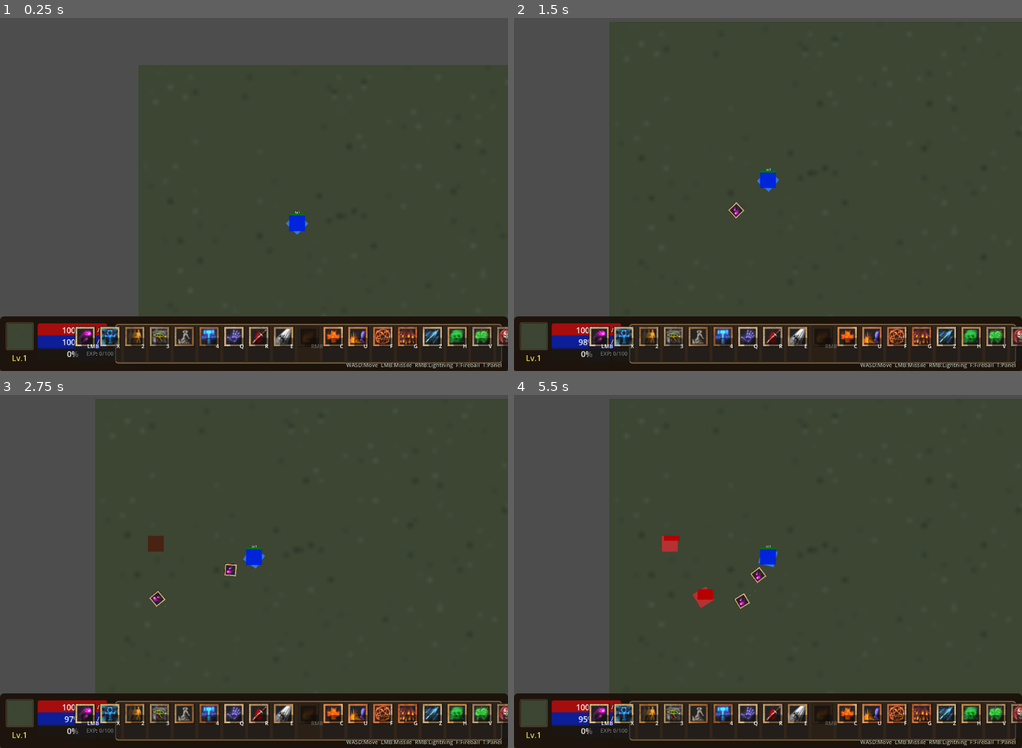
Above: before the commit, frames 1-4 (two rows, left to right).
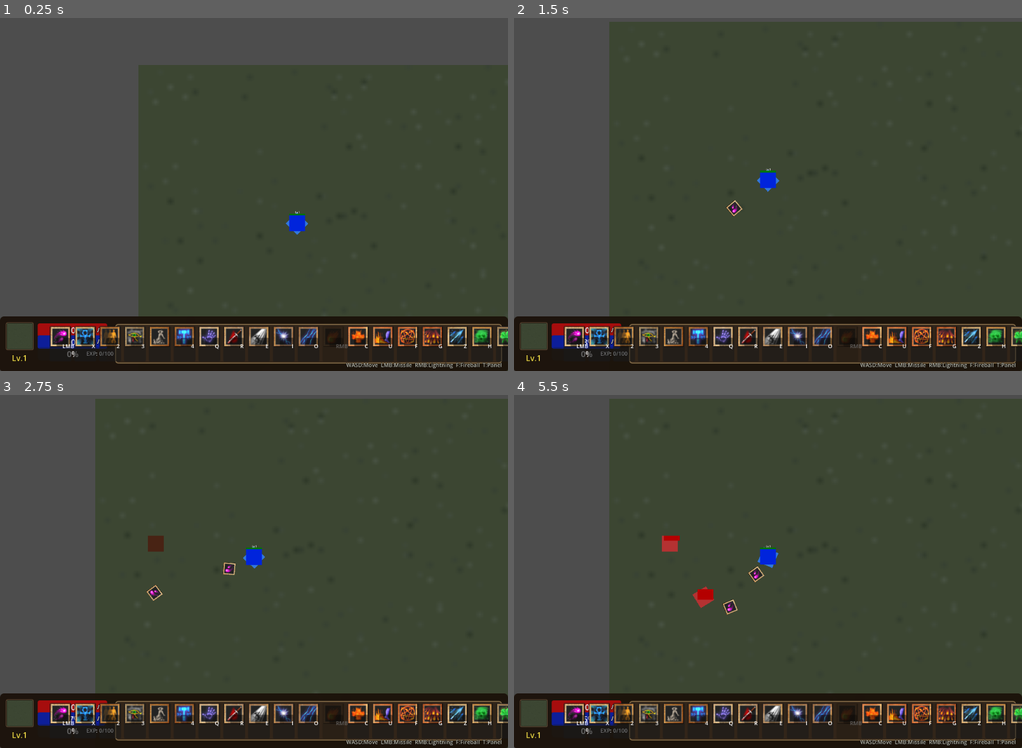
Above: after the commit, the same moments.

Repository: 54Lynnn/E_I_RMK_2
Game: Godot game, scene res://Scenes/Main.tscn
Two runs of this game, one before a commit and one after it. Both use one fixed random seed, a clock stepped at 60 frames per second and the inputs below.
Inputs (mouse positions are in pixels of both pictures, inside the frame that each line leads up to):
- Up to frame 1 (0.25 s): no input
- Up to frame 2 (1.5 s): click "LMB" at 0.5 s; click "X" at 1.25 s
- Up to frame 3 (2.75 s): click "2" at 2 s
- Up to frame 4 (5.5 s): click "3" at 2.75 s; click (696, 719) at 3.52 s; click (671, 719) at 4.27 s; click "4" at 5 s

The runs differ from the first frame. In frame 1, 2.8% of the frame differs, in the area x 9-100%, y 87-97%; in frame 2, 2.9%; in frame 3, 3.0%; in frame 4, 3.1%, in the area x 9-100%, y 42-97%.
Error after the commit: Parse Error: Function "get_delay()" not found in base self. (res://Scripts/dark_ritual.gd:40)

Commit message:
fix: all skills now match exact player-collected data from xlsx

Diff:
--- /dev/null
+++ b/GodotReMake/Scenes/BallLightning.tscn
@@ -0,0 +1,16 @@
+[gd_scene load_steps=3 format=3]
+
+[ext_resource type="Script" path="res://Scripts/ball_lightning.gd" id="1"]
+[ext_resource type="Texture2D" path="res://Art/Placeholder/BallLightning.png" id="2"]
+
+[node name="BallLightning" type="Area2D"]
+collision_layer = 0
+collision_mask = 4
+monitoring = true
+script = ExtResource("1")
+
+[node name="CollisionShape2D" type="CollisionShape2D" parent="."]
+
+[node name="Sprite2D" type="Sprite2D" parent="."]
+texture = ExtResource("2")
+modulate = Color(1.0, 0.9, 0.3, 0.8)
--- a/GodotReMake/Scripts/armageddon.gd
+++ b/GodotReMake/Scripts/armageddon.gd
@@ -9,13 +9,16 @@
 static var hit_count := 5
 
 static func get_mana_cost(level: int) -> float:
-	return base_mana_cost + level * 2.5  # LV1=55, LV10=80 (原版数据)
+	return 55.0 + (level - 1) * 3.0
 
 static func get_damage(level: int) -> float:
-	return base_damage + level * 10.0  # LV1=250, LV10=300 (原版数据)
+	return 250.0 + (level - 1) * 10.0
 
 static func get_hit_count(level: int) -> int:
-	return hit_count + int(level / 2)
+	return 5 + int(level / 2)
+
+static func get_cooldown(level: int) -> float:
+	return max(20.0 - (level - 1) * 1.0, 11.0)
 
 func _ready():
 	var tween = create_tween()
@@ -65,6 +68,6 @@
 		effect.global_position = hero.global_position
 		hero.get_parent().add_child(effect)
 
-		skill_cooldowns[skill_name] = base_cooldown
+		skill_cooldowns[skill_name] = get_cooldown(level)
 		return true
 	return false
--- /dev/null
+++ b/GodotReMake/Scripts/ball_lightning.gd
@@ -0,0 +1,66 @@
+extends Area2D
+
+static var skill_name := "ball_lightning"
+static var base_cooldown := 2.0
+static var base_mana_cost := 45.0
+static var base_damage := 200.0
+static var damage_element := "air"
+
+static func get_mana_cost(level: int) -> float:
+	return 45.0 + (level - 1) * 2.0
+
+static func get_damage(level: int) -> float:
+	return 200.0 + (level - 1) * 10.0
+
+static func get_cooldown(level: int) -> float:
+	return max(2.0 - (level - 1) * 0.1, 1.1)
+
+static func get_strike_count(_level: int) -> int:
+	return 5
+
+static func cast(hero: Node, mouse_pos: Vector2, skill_cooldowns: Dictionary) -> bool:
+	var level = Global.skill_levels.get(skill_name, 0)
+	if level <= 0:
+		return false
+	if skill_cooldowns.get(skill_name, 0.0) > 0:
+		return false
+
+	var mana_cost = get_mana_cost(level)
+	if not (Global.free_spells or Global.mana >= mana_cost):
+		return false
+
+	if not Global.free_spells:
+		Global.mana -= mana_cost
+		Global.mana_changed.emit(Global.mana, Global.max_mana)
+
+	var orbs = preload("res://Scenes/BallLightning.tscn").instantiate()
+	orbs.name = "ball_lightning_proj"
+	orbs.global_position = hero.global_position
+	orbs.damage = get_damage(level)
+	orbs.strikes = get_strike_count(level)
+	hero.get_parent().add_child(orbs)
+
+	skill_cooldowns[skill_name] = get_cooldown(level)
+	return true
+
+@export var damage := 200.0
+@export var strikes := 5
+@export var radius := 80.0
+var targets_hit := 0
+
+func _ready():
+	body_entered.connect(_on_body_entered)
+	area_entered.connect(_on_area_entered)
+	var tween = create_tween()
+	tween.tween_property(self, "scale", Vector2(1.5, 1.5), 2.0)
+	tween.tween_callback(queue_free)
+
+func _on_body_entered(body):
+	if body.is_in_group("monsters") and body.has_method("take_damage"):
+		body.take_damage(damage, damage_element)
+		targets_hit += 1
+
+func _on_area_entered(area):
+	if area.is_in_group("monsters") and area.get_parent().has_method("take_damage"):
+		area.get_parent().take_damage(damage, damage_element)
+		targets_hit += 1
--- /dev/null
+++ b/GodotReMake/Scripts/chain_lightning.gd
@@ -0,0 +1,69 @@
+extends Node2D
+
+static var skill_name := "chain_lightning"
+static var base_cooldown := 1.0
+static var base_mana_cost := 55.0
+static var base_damage := 1000.0
+static var damage_element := "air"
+
+static func get_mana_cost(level: int) -> float:
+	return 55.0 + (level - 1) * 2.0
+
+static func get_damage(level: int) -> float:
+	return 1000.0 + (level - 1) * 50.0
+
+static func cast(hero: Node, mouse_pos: Vector2, skill_cooldowns: Dictionary) -> bool:
+	var level = Global.skill_levels.get(skill_name, 0)
+	if level <= 0:
+		return false
+	if skill_cooldowns.get(skill_name, 0.0) > 0:
+		return false
+
+	var mana_cost = get_mana_cost(level)
+	if not (Global.free_spells or Global.mana >= mana_cost):
+		return false
+
+	if not Global.free_spells:
+		Global.mana -= mana_cost
+		Global.mana_changed.emit(Global.mana, Global.max_mana)
+
+	var damage = get_damage(level)
+	var monsters = hero.get_tree().get_nodes_in_group("monsters")
+	var alive = []
+	for m in monsters:
+		if is_instance_valid(m):
+			alive.append(m)
+
+	var bounce_count = 5
+	var current_target = null
+	var last_pos = mouse_pos
+
+	for i in range(bounce_count):
+		var closest = null
+		var closest_dist = 400.0
+		for m in alive:
+			if not is_instance_valid(m):
+				continue
+			var dist = last_pos.distance_to(m.global_position)
+			if dist < closest_dist:
+				closest_dist = dist
+				closest = m
+
+		if closest == null:
+			break
+
+		closest.take_damage(damage, damage_element)
+		last_pos = closest.global_position
+		alive.erase(closest)
+
+		var bolt = Sprite2D.new()
+		bolt.modulate = Color(1.0, 0.9, 0.3, 0.8)
+		bolt.scale = Vector2(0.5, 0.5)
+		bolt.global_position = last_pos
+		hero.get_parent().add_child(bolt)
+		var btween = bolt.create_tween()
+		btween.tween_property(bolt, "modulate:a", 0.0, 0.2)
+		btween.tween_callback(bolt.queue_free)
+
+	skill_cooldowns[skill_name] = base_cooldown
+	return true
--- a/GodotReMake/Scripts/dark_ritual.gd
+++ b/GodotReMake/Scripts/dark_ritual.gd
@@ -1,25 +1,22 @@
 extends Area2D
 
 static var skill_name := "dark_ritual"
-static var skill_type := "active"  # 技能类型: active, toggle, passive
 static var base_cooldown := 5.5
 static var base_mana_cost := 55.0
-static var base_damage := 0.0
 static var damage_element := "water"
 static var base_delay := 2.0
-static var base_duration := 5.0  # 视觉效果持续时间（比debuff长，确保所有debuff都能触发）
+static var base_duration := 5.0
 
 static func get_mana_cost(level: int) -> float:
-	return base_mana_cost + level * 2.5
+	return 55.0 + (level - 1) * 2.5
 
 static func get_instant_kill_chance(level: int) -> float:
-	return 0.30 + level * 0.08
+	return min(0.30 + (level - 1) * 0.067, 0.90)
 
-static func get_delay(level: int) -> float:
-	return max(base_delay - level * 0.1, 0.5)
+static func get_cooldown(level: int) -> float:
+	return max(5.5 - (level - 1) * 0.5, 1.0)
 
 static func get_duration(level: int) -> float:
-	# 视觉效果持续时间：确保比debuff时间长，让所有进入的敌人都能被判定
 	return base_duration + level * 0.5
 
 static func cast(hero: Node, mouse_pos: Vector2, skill_cooldowns: Dictionary) -> bool:
@@ -45,7 +42,7 @@
 		ritual.radius = 130.0
 		hero.get_parent().add_child(ritual)
 
-		skill_cooldowns[skill_name] = base_cooldown
+		skill_cooldowns[skill_name] = get_cooldown(level)
 		return true
 	return false
 
--- a/GodotReMake/Scripts/fire_walk.gd
+++ b/GodotReMake/Scripts/fire_walk.gd
@@ -18,12 +18,10 @@
 # 伤害值配置
 # LV1=30, LV10=70（原版数据，每级+4）
 static func get_damage(level: int) -> float:
-	return base_damage + level * 4.0
+	return 30.0 + (level - 1) * 5.0
 
-# 魔法消耗配置
-# LV1=20, LV10=47（原版数据，每级+3）
 static func get_mana_cost(level: int) -> float:
-	return base_mana_cost + level * 3.0
+	return 20.0 + (level - 1) * 3.0
 
 # ============================================
 # 施法主函数（Toggle）
--- a/GodotReMake/Scripts/global.gd
+++ b/GodotReMake/Scripts/global.gd
@@ -131,6 +131,8 @@
 	"fortuna": 1,             # 幸运
 	"dark_ritual": 1,         # 黑暗仪式
 	"nova": 1,                # 新星
+	"ball_lightning": 1,      # 球状闪电
+	"chain_lightning": 1,     # 连锁闪电
 }
 
 
--- a/GodotReMake/Scripts/heal.gd
+++ b/GodotReMake/Scripts/heal.gd
@@ -38,16 +38,13 @@
 # 等级成长公式
 # ============================================
 static func get_mana_cost(level: int) -> float:
-	# LV1=35, LV10=53
-	return base_mana_cost + (level - 1) * mana_cost_increase_per_level
+	return 35.0 + (level - 1) * 2.0
 
 static func get_cooldown(level: int) -> float:
-	# LV1=15, LV10=24
-	return base_cooldown + (level - 1) * 1.0
+	return 15.0 + (level - 1) * 1.0
 
 static func get_health_restore_percent(level: int) -> float:
-	# LV1=5.5%, LV10=7.75%
-	return base_health_restore_percent + (level - 1) * health_restore_increase_per_level
+	return 0.055 + (level - 1) * 0.05
 
 # ============================================
 # 施法入口（静态方法，由 hero.gd 调用）
--- a/GodotReMake/Scripts/hero.gd
+++ b/GodotReMake/Scripts/hero.gd
@@ -44,6 +44,8 @@
 const Fortuna = preload("res://Scripts/fortuna.gd")
 const DarkRitual = preload("res://Scripts/dark_ritual.gd")
 const Nova = preload("res://Scripts/nova.gd")
+const BallLightning = preload("res://Scripts/ball_lightning.gd")
+const ChainLightning = preload("res://Scripts/chain_lightning.gd")
 
 # 基础移动速度（像素/秒）
 # 实际速度 = BASE_MOVE_SPEED + 敏捷×0.5 + 耐力×0.35
@@ -83,6 +85,8 @@
 	"fortuna": 0.0,
 	"dark_ritual": 0.0,
 	"nova": 0.0,
+	"ball_lightning": 0.0,
+	"chain_lightning": 0.0,
 }
 
 # 技能状态标记
@@ -156,6 +160,10 @@
 		cast_dark_ritual()
 	if Input.is_action_pressed("spell_nova"):
 		cast_nova()
+	if Input.is_action_pressed("spell_ball_lightning"):
+		cast_ball_lightning()
+	if Input.is_action_pressed("spell_chain_lightning"):
+		cast_chain_lightning()
 
 func get_move_speed() -> float:
 	# 计算实际移动速度
@@ -221,6 +229,10 @@
 		cast_dark_ritual()
 	if event.is_action_pressed("spell_nova"):
 		cast_nova()
+	if event.is_action_pressed("spell_ball_lightning"):
+		cast_ball_lightning()
+	if event.is_action_pressed("spell_chain_lightning"):
+		cast_chain_lightning()
 
 func cast_magic_missile():
 	MagicMissile.cast(self, mouse_pos, skill_cooldowns)
@@ -275,6 +287,12 @@
 
 func cast_nova():
 	Nova.cast(self, mouse_pos, skill_cooldowns)
+
+func cast_ball_lightning():
+	BallLightning.cast(self, mouse_pos, skill_cooldowns)
+
+func cast_chain_lightning():
+	ChainLightning.cast(self, mouse_pos, skill_cooldowns)
 
 
 func update_hud():
--- a/GodotReMake/Scripts/hero_panel.gd
+++ b/GodotReMake/Scripts/hero_panel.gd
@@ -366,7 +366,20 @@
 			"prereq": "telekinesis",
 			"cell": Vector2(3, 1)
 		},
-
+		"ball_lightning": {
+			"name": "Ball Lightning",
+			"desc": "Orb attacks nearby enemies. Lv1: Mana 45, CD 2s, Dmg 200",
+			"texture": "res://Art/Placeholder/BallLightning.png",
+			"prereq": "holy_light",
+			"cell": Vector2(2, 0)
+		},
+		"chain_lightning": {
+			"name": "Chain Lightning",
+			"desc": "Lightning bounces between enemies. Lv1: Mana 55, CD 1s, Dmg 1000",
+			"texture": "res://Art/Placeholder/ChainLightning.png",
+			"prereq": "holy_light",
+			"cell": Vector2(3, 0)
+		},
 		"fire_ball": {
 			"name": "Fire Ball",
 			"desc": "Launch a fire ball that explodes on impact",
--- a/GodotReMake/Scripts/holy_light.gd
+++ b/GodotReMake/Scripts/holy_light.gd
@@ -17,17 +17,21 @@
 # 光线数量配置
 # LV1=3道, LV4=4道, LV7=5道, LV10=6道（原版数据）
 static func get_beam_count(level: int) -> int:
-	return 3 + int(level / 3)
+	if level >= 10:
+		return 7
+	elif level >= 7:
+		return 6
+	elif level >= 4:
+		return 5
+	elif level >= 2:
+		return 4
+	return 3
 
-# 伤害值配置
-# LV1=120, LV10=150（原版数据，每级+6）
 static func get_damage(level: int) -> float:
-	return base_damage + level * 6.0
+	return 120.0 + (level - 1) * 5.56
 
-# 魔法消耗配置
-# LV1=35, LV10=54（原版数据，每级+1.9）
 static func get_mana_cost(level: int) -> float:
-	return base_mana_cost + level * 1.9
+	return 35.0 + (level - 1) * 2.0
 
 # ============================================
 # 施法主函数
--- a/GodotReMake/Scripts/hud.gd
+++ b/GodotReMake/Scripts/hud.gd
@@ -70,6 +70,8 @@
 	"sacrifice": {"name": "Sacrifice", "texture": "res://Art/Placeholder/Sacrifice.png", "input": "R"},
 	"holy_light": {"name": "Holy Light", "texture": "res://Art/Placeholder/HolyLight.png", "input": "E"},
 	"fire_ball": {"name": "Fire Ball", "texture": "res://Art/Placeholder/FireBall.png", "input": "RMB"},
+	"ball_lightning": {"name": "Ball Lightning", "texture": "res://Art/Placeholder/BallLightning.png", "input": "I"},
+	"chain_lightning": {"name": "Chain Lightning", "texture": "res://Art/Placeholder/ChainLightning.png", "input": "O"},
 	"heal": {"name": "Heal", "texture": "res://Art/Placeholder/Heal.png", "input": "C"},
 	"fire_walk": {"name": "Fire Walk", "texture": "res://Art/Placeholder/FireWalk.png", "input": "U"},
 	"meteor": {"name": "Meteor", "texture": "res://Art/Placeholder/Meteor.png", "input": "F"},
@@ -134,7 +136,7 @@
 	var skill_ids := [
 		"magic_missile", "prayer", "teleport", "mistfog",
 		"stone_enchanted", "wrath_of_god", "telekinesis", "sacrifice",
-		"holy_light", "fire_ball",
+		"holy_light", "ball_lightning", "chain_lightning", "fire_ball",
 		"heal", "fire_walk", "meteor", "armageddon",
 		"freezing_spear", "poison_cloud", "fortuna", "dark_ritual", "nova"
 	]
@@ -270,6 +272,12 @@
 		"holy_light":
 			if hero.can_cast:
 				hero.cast_holy_light()
+		"ball_lightning":
+			if hero.can_cast:
+				hero.cast_ball_lightning()
+		"chain_lightning":
+			if hero.can_cast:
+				hero.cast_chain_lightning()
 		"heal":
 			if hero.can_cast:
 				hero.cast_heal()
--- a/GodotReMake/Scripts/meteor.gd
+++ b/GodotReMake/Scripts/meteor.gd
@@ -8,13 +8,16 @@
 static var damage_element := "fire"
 
 static func get_mana_cost(level: int) -> float:
-	return base_mana_cost + level * 2.2  # LV1=45, LV10=67 (原版数据)
+	return 45.0 + (level - 1) * 2.0
 
 static func get_damage(level: int) -> float:
-	return base_damage + level * 10.0  # LV1=250, LV10=300 (原版数据)
+	return 250.0 + (level - 1) * 10.0
 
-static func get_radius(level: int) -> float:
-	return 130.0  # 原版固定130
+static func get_cooldown(level: int) -> float:
+	return max(5.0 - (level - 1) * 0.2, 3.2)
+
+static func get_radius(_level: int) -> float:
+	return 130.0
 
 static func cast(hero: Node, mouse_pos: Vector2, skill_cooldowns: Dictionary) -> bool:
 	var level = Global.skill_levels.get(skill_name, 0)
@@ -38,7 +41,7 @@
 		meteor.explosion_radius = get_radius(level)
 		hero.get_parent().add_child(meteor)
 
-		skill_cooldowns[skill_name] = base_cooldown
+		skill_cooldowns[skill_name] = get_cooldown(level)
 		return true
 	return false
 
--- a/GodotReMake/Scripts/mistfog.gd
+++ b/GodotReMake/Scripts/mistfog.gd
@@ -8,10 +8,10 @@
 static var base_slow_factor := 0.35
 
 static func get_mana_cost(level: int) -> float:
-	return base_mana_cost + (level - 1) * 1.6
+	return 25.0 + (level - 1) * 2.0
 
 static func get_slow_factor(level: int) -> float:
-	return min(base_slow_factor + (level - 1) * 0.07, 0.70)
+	return min(0.35 + (level - 1) * 0.05, 0.80)
 
 static func cast(hero: Node, mouse_pos: Vector2, skill_cooldowns: Dictionary) -> bool:
 	var level = Global.skill_levels.get(skill_name, 0)
--- a/GodotReMake/Scripts/prayer.gd
+++ b/GodotReMake/Scripts/prayer.gd
@@ -1,32 +1,19 @@
 extends Node2D
 
-# ============================================
-# Prayer.gd - 祈祷技能专用脚本
-# ============================================
-# 这是祈祷技能的独立控制脚本，包含：
-# - 技能配置（冷却、持续时间、生命消耗比例、法力恢复比例）
-# - 持续效果系统（每秒扣血、每秒回蓝）
-# - 蓝色气泡特效（每0.25秒产生一个，持续0.5秒后渐隐）
-# - 跟随玩家（附加到玩家身上）
-# ============================================
-
-# ============================================
-# 技能配置
-# ============================================
 static var skill_name := "prayer"
-static var skill_type := "active"  # 技能类型: active, toggle, passive
 static var base_cooldown := 20.0
 static var base_duration := 10.0
-static var base_health_cost_percent := 0.03  # 每秒扣除3%最大生命值
-static var health_cost_reduction_per_level := 0.0015  # 每级减少0.15%
-static var base_mana_restore_percent := 0.05  # 每秒恢复5%最大法力值
-static var mana_restore_increase_per_level := 0.005  # 每级增加0.5%
-static var bubble_interval := 0.25  # 气泡产生间隔
-static var bubble_lifetime := 0.5  # 气泡持续时间
+static var base_health_cost_percent := 0.65
 
-# ============================================
-# 实例变量（运行时状态）
-# ============================================
+static func get_health_cost_percent(level: int) -> float:
+	return max(0.65 - (level - 1) * 0.05, 0.20)
+
+static func get_mana_restore_percent(level: int) -> float:
+	return 0.50 + (level - 1) * 0.05
+
+static func get_cooldown(level: int) -> float:
+	return 20.0 + (level - 1) * 1.0
+
 var hero: Node = null
 var level: int = 0
 var is_active: bool = false
@@ -34,20 +21,6 @@
 @onready var bubble_timer: Timer = $BubbleTimer
 @onready var duration_timer: Timer = $DurationTimer
 
-# ============================================
-# 等级成长公式
-# ============================================
-static func get_health_cost_percent(level: int) -> float:
-	# LV1=3.0%, LV10=1.65%
-	return max(base_health_cost_percent - (level - 1) * health_cost_reduction_per_level, 0.005)
-
-static func get_mana_restore_percent(level: int) -> float:
-	# LV1=5.0%, LV10=9.5%
-	return base_mana_restore_percent + (level - 1) * mana_restore_increase_per_level
-
-# ============================================
-# 施法入口（静态方法，由 hero.gd 调用）
-# ============================================
 static func cast(hero_node: Node, _mouse_pos: Vector2, skill_cooldowns: Dictionary) -> bool:
 	var level = Global.skill_levels.get(skill_name, 0)
 	if level <= 0:
@@ -55,85 +28,54 @@
 	if skill_cooldowns.get(skill_name, 0.0) > 0:
 		return false
 
-	# Prayer 不消耗法力，只消耗生命值
-	# 检查玩家是否还活着（生命值 > 0）
-	if Global.health <= 0:
+	var health_cost = Global.max_health * get_health_cost_percent(level)
+	if Global.health <= health_cost:
 		return false
 
-	# 创建 Prayer 实例并附加到玩家
+	Global.health -= health_cost
+	Global.health_changed.emit(Global.health, Global.max_health)
+
 	var prayer_instance = preload("res://Scenes/Prayer.tscn").instantiate()
 	prayer_instance.hero = hero_node
 	prayer_instance.level = level
 	hero_node.add_child(prayer_instance)
 	prayer_instance.start()
 
-	# 设置冷却
-	skill_cooldowns[skill_name] = base_cooldown
+	skill_cooldowns[skill_name] = get_cooldown(level)
 	return true
 
-# ============================================
-# 实例方法：启动 Prayer 效果
-# ============================================
 func start():
 	is_active = true
-
-	# 启动气泡定时器
-	bubble_timer.wait_time = bubble_interval
+	bubble_timer.wait_time = 0.25
 	bubble_timer.timeout.connect(_on_bubble_timer_timeout)
 	bubble_timer.start()
-
-	# 启动持续时间定时器
 	duration_timer.wait_time = base_duration
 	duration_timer.timeout.connect(_on_duration_timer_timeout)
 	duration_timer.start()
-
-	# 立即产生第一个气泡
 	_spawn_bubble()
-
-	# 启动持续效果（扣血、回蓝）
 	_start_periodic_effects()
 
-# ============================================
-# 持续效果：每秒扣血、每秒回蓝
-# ============================================
 func _start_periodic_effects():
-	var health_cost_percent = get_health_cost_percent(level)
 	var mana_restore_percent = get_mana_restore_percent(level)
-
-	# 使用 Timer 每秒执行一次效果
 	var effect_timer = Timer.new()
 	effect_timer.wait_time = 1.0
 	effect_timer.one_shot = false
 	add_child(effect_timer)
-
 	effect_timer.timeout.connect(func():
 		if not is_active or hero == null:
 			effect_timer.stop()
 			effect_timer.queue_free()
 			return
-
-		# 每秒扣除生命值（百分比）
-		var health_cost = Global.max_health * health_cost_percent
-		Global.health = max(Global.health - health_cost, 1.0)  # 至少保留1点生命，避免自杀
-		Global.health_changed.emit(Global.health, Global.max_health)
-
-		# 每秒恢复法力值（百分比）
-		var mana_restore = Global.max_mana * mana_restore_percent
+		var mana_restore = Global.max_mana * mana_restore_percent / base_duration
 		Global.mana = min(Global.mana + mana_restore, Global.max_mana)
 		Global.mana_changed.emit(Global.mana, Global.max_mana)
 	)
-
 	effect_timer.start()
-
-	# 连接持续时间结束信号，停止效果
 	duration_timer.timeout.connect(func():
 		effect_timer.stop()
 		effect_timer.queue_free()
 	)
 
-# ============================================
-# 气泡特效
-# ============================================
 func _on_bubble_timer_timeout():
 	if is_active:
 		_spawn_bubble()
@@ -141,11 +83,7 @@
 func _spawn_bubble():
 	if hero == null:
 		return
-
-	# 创建气泡（使用 Sprite2D + Tween 实现）
 	var bubble = Sprite2D.new()
-
-	# 创建圆形纹理（更大的气泡）
 	var image = Image.create(32, 32, false, Image.FORMAT_RGBA8)
 	image.fill(Color(0, 0, 0, 0))
 	var center = Vector2(16, 16)
@@ -155,48 +93,25 @@
 			if dist < 12:
 				var alpha = 1.0 - (dist / 12.0)
 				image.set_pixel(x, y, Color(0.3, 0.6, 1.0, alpha * 0.7))
-
 	var texture = ImageTexture.create_from_image(image)
 	bubble.texture = texture
-
-	# 随机偏移位置（玩家周围，从身体下方产生）
 	var random_offset = Vector2(randf_range(-20, 20), randf_range(5, 20))
 	bubble.position = random_offset
-
-	# 添加气泡到 Prayer 节点（跟随玩家）
-	# 设置 z_index 确保气泡显示在玩家上方
 	bubble.z_index = 10
 	add_child(bubble)
-
-	# 使用 Tween 实现上浮和渐隐
 	var tween = create_tween()
-
-	# 上浮动画
-	tween.parallel().tween_property(bubble, "position:y", bubble.position.y - 30, bubble_lifetime)
-
-	# 渐隐动画
-	tween.parallel().tween_property(bubble, "modulate:a", 0.0, bubble_lifetime)
-
-	# 动画结束后删除气泡（检查气泡是否还存在）
+	tween.parallel().tween_property(bubble, "position:y", bubble.position.y - 30, 0.5)
+	tween.parallel().tween_property(bubble, "modulate:a", 0.0, 0.5)
 	tween.finished.connect(func():
 		if is_instance_valid(bubble):
 			bubble.queue_free()
 	)
 
-# ============================================
-# 持续时间结束
-# ============================================
 func _on_duration_timer_timeout():
 	is_active = false
-
-	# 停止气泡定时器
 	bubble_timer.stop()
-
-	# 清理所有剩余气泡
 	for child in get_children():
 		if child is Sprite2D and is_instance_valid(child) and child != bubble_timer and child != duration_timer:
 			child.queue_free()
-
-	# 延迟后删除自身
 	await get_tree().create_timer(1.0).timeout
 	queue_free()
--- a/GodotReMake/Scripts/sacrifice.gd
+++ b/GodotReMake/Scripts/sacrifice.gd
@@ -9,23 +9,22 @@
 # 注意：这是 air 系技能，对没有 air aura 的敌人造成 99999 伤害（秒杀）
 # 范围限制：只搜索光标 50 范围内的敌人
 
-static var skill_name := "sacrifice"       # 技能唯一标识
-static var skill_type := "active"           # 技能类型: active, toggle, passive
-static var base_cooldown := 10.0            # 基础冷却时间（秒）
-static var base_mana_cost := 0.0            # 基础魔法消耗（此技能消耗生命）
-static var base_damage := 50.0              # 基础伤害值（有抗性时使用）
-static var damage_element := "air"          # 伤害元素类型（air系技能）
-static var health_cost_percent := 0.15      # 生命值消耗比例（15%）
+static var skill_name := "sacrifice"
+static var skill_type := "active"
+static var base_cooldown := 3.0
+static var base_mana_cost := 0.0
+static var base_damage := 50.0
+static var damage_element := "air"
+static var health_cost_percent := 0.55
 
-# 伤害值配置（有 air aura 抗性时使用）
-# LV1=50, LV10=250（原版数据，每级+20）
 static func get_damage(level: int) -> float:
 	return base_damage + level * 20.0
 
-# 生命值消耗比例配置
-# LV1=15%, LV10=10%（原版数据，每级降低0.5%，最低5%）
 static func get_health_cost_percent(level: int) -> float:
-	return max(health_cost_percent - level * 0.005, 0.05)
+	return max(0.55 - (level - 1) * 0.05, 0.10)
+
+static func get_cooldown(level: int) -> float:
+	return max(3.0 - (level - 1) * 0.2, 1.2)
 
 # ============================================
 # 施法主函数
@@ -94,7 +93,7 @@
 		print("Sacrifice: no target found in range")
 
 	# 设置技能冷却（无论是否找到目标都进入冷却）
-	skill_cooldowns[skill_name] = base_cooldown
+	skill_cooldowns[skill_name] = get_cooldown(level)
 	print("Sacrifice cooldown set")
 	return true
 
--- a/GodotReMake/Scripts/teleport.gd
+++ b/GodotReMake/Scripts/teleport.gd
@@ -7,10 +7,10 @@
 static var base_mana_cost := 35.0
 
 static func get_mana_cost(level: int) -> float:
-	return max(base_mana_cost - (level - 1) * 2.0, 25.0)
+	return max(35.0 - (level - 1) * 2.0, 17.0)
 
 static func get_cooldown(level: int) -> float:
-	return max(base_cooldown - (level - 1) * 1.0, 15.0)
+	return max(20.0 - (level - 1) * 1.0, 11.0)
 
 static func cast(hero: Node, mouse_pos: Vector2, skill_cooldowns: Dictionary) -> bool:
 	var level = Global.skill_levels.get(skill_name, 0)
--- a/GodotReMake/Scripts/wrath_of_god.gd
+++ b/GodotReMake/Scripts/wrath_of_god.gd
@@ -8,13 +8,13 @@
 static var damage_element := "earth"
 
 static func get_mana_cost(level: int) -> float:
-	return base_mana_cost + level * 2.5  # LV1=55, LV10=80 (原版数据)
+	return 55.0 + (level - 1) * 3.0
 
 static func get_damage(level: int) -> float:
-	return base_damage + level * 15.0  # LV1=200, LV10=275 (原版数据)
+	return 200.0 + (level - 1) * 15.0
 
 static func get_cooldown(level: int) -> float:
-	return max(base_cooldown - level * 0.1, 1.5)  # LV1=2s, LV10=1.5s (原版数据)
+	return max(2.0 - (level - 1) * 0.1, 1.1)
 
 static func cast(hero: Node, mouse_pos: Vector2, skill_cooldowns: Dictionary) -> bool:
 	var level = Global.skill_levels.get(skill_name, 0)
--- a/GodotReMake/project.godot
+++ b/GodotReMake/project.godot
@@ -164,6 +164,16 @@
 "events": [Object(InputEventKey,"resource_local_to_scene":false,"resource_name":"","device":-1,"window_id":0,"alt_press …(190 unchanged characters)…
 ]
 }
+spell_ball_lightning={
+"deadzone": 0.5,
+"events": [Object(InputEventKey,"resource_local_to_scene":false,"resource_name":"","device":-1,"window_id":0,"alt_pressed":false,"shift_pressed":false,"ctrl_pressed":false,"meta_pressed":false,"pressed":false,"keycode":0,"physical_keycode":73,"key_label":0,"unicode":0,"location":0,"echo":false,"script":null)
+]
+}
+spell_chain_lightning={
+"deadzone": 0.5,
+"events": [Object(InputEventKey,"resource_local_to_scene":false,"resource_name":"","device":-1,"window_id":0,"alt_pressed":false,"shift_pressed":false,"ctrl_pressed":false,"meta_pressed":false,"pressed":false,"keycode":0,"physical_keycode":79,"key_label":0,"unicode":0,"location":0,"echo":false,"script":null)
+]
+}
 toggle_dev_mode={
 "deadzone": 0.5,
 "events": [Object(InputEventKey,"resource_local_to_scene":false,"resource_name":"","device":-1,"window_id":0,"alt_press …(195 unchanged characters)…
